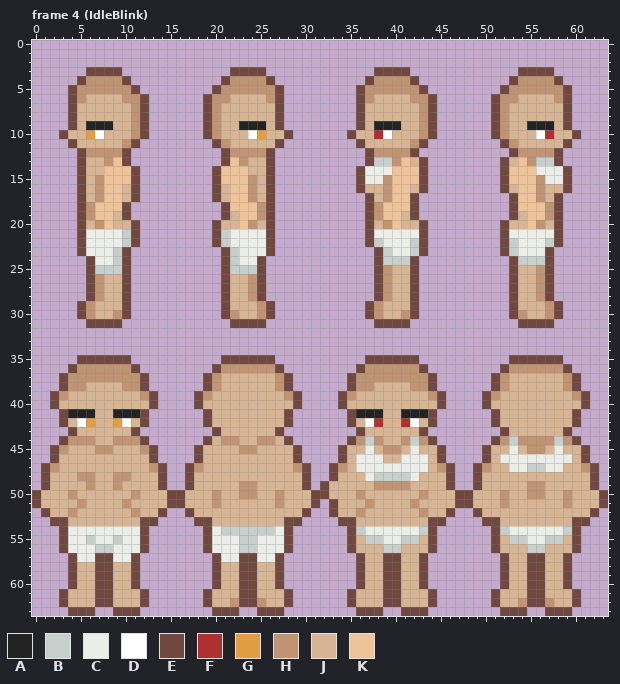
Edited in one commit: pixel-art file (Aseprite/BTCharacter1.aseprite). The first picture shows the starting point.
64x64 pixels, 11 frames. Shown: frame 4 (IdleBlink). The commit also changed other frames, which this record leaves out.
Palette (. is transparent): A #232323  B #c7cfcc  C #ebede9  D #ffffff  E #70483f  F #ac3232  G #de9e41  H #c09473  J #d7b594  K #eec39a
Pixels before, frame 4 (IdleBlink) (only the part around the change), first column x 25:
 0 .......................................
 1 .......................................
 2 .......................................
 3 E............EEEE............EEEE......
 4 HE..........EHHHHE..........EHHHHE.....
 5 HHE........EHHHHHHE........EHHHHHHE....
 6 JHE........EHJJJJHHE......EHHJJJJHE....
 7 JJE........EJJJJJJHE......EHJJJJJJE....
 8 JJE........EJJJJJJHE......EHJJJJJJE....
 9 AJE........EJAAAJJHE......EHJJAAAJE....
10 GJJE......EJJFDJJJHE......EHJJJDFJJE...
11 JJE........EJJJJJHE........EHJJJJJE....
12 HE..........EHHHHE..........EHHHHE.....
13 JE..........EBBHKJE........EJKHBBE.....
14 JE.........ECCCKKKE........EKKKCCCE....
15 JE.........ECCHKKKE........EKKKHCCE....
16 JE.........EJJHKKJE........EJKKHJJE....
17 JE..........EJHKKE..........EKKHJE.....
18 HE..........EHKKKE..........EKKKHE.....
19 HE..........EHKKJE..........EJKKHE.....
20 JE..........EJHKJJE........EJJKHJE.....
21 CE..........ECCCCCE........ECCCCCE.....
22 CE..........EBCCCBE........EBCCCBE.....
23 CE...........EBCCBE........EBCCCE......
24 E............EBBBE..........EBBBE......
25 E............EHJJE..........EJJHE......
26 E............EHJJE..........EJJHE......
27 E............EHJJE..........EJJHE......
28 E............EHJJE..........EJJHE......
29 HE..........EHJJJE..........EJJJHE.....
30 HE..........EHJJHE..........EHJJHE.....
31 E............EEEE............EEEE......
32 .......................................
33 .......................................
34 .......................................
35 EE..........EEEEEE..........EEEEEE.....
36 HHE........EHHHHHHE........EHHHHHHE....
37 JJHE......EHHHHHHHHE......EHJJJJJJHE...
38 JJHE......EHHJJJJHHE......EHJJJJJJHE...
39 JJJHE....EHJJJJJJJJHE....EHJJJJJJJJHE..
40 JJJJE....EJJJJJJJJJJE....EJJJJJJJJJJE..
41 JJJE......EAAAJJAAAE......EJJJJJJJJE...
42 JJJE......EJDFJJFDJE......EJJJJJJJJE...
43 JJE........EJJJJJJE........EJJJJJJE....
44 HHJE......EHBHJJHBHE......EHBHHHHBHE...
45 JJJJE....EJJCJHHJCJJE....EJJCJHHJCJJE..
46 JJJJE....EJCCCJJCCCJE....EJCCCCCCCCJE..
47 JJJJHE..EHJCCCCCCCCJHE..EHJJCCBBCCJJHE.
48 JJJJJE..EJJJCBBBBCJJJE..EJJJJJJJJJJJJE.
The result:
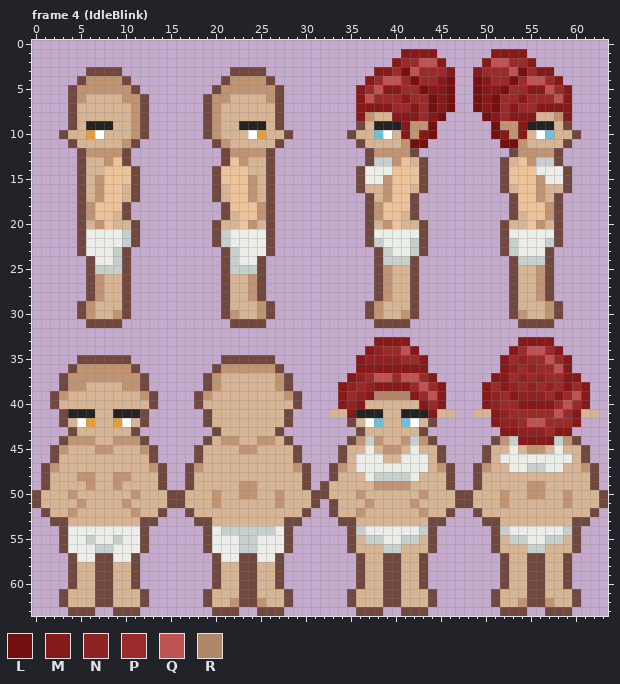
Colours new in this view: L #751010  M #861919  N #8f2323  P #9b2a2a  Q #bf5252  R #af8668
The exact change:
layer "Elf-Girl" added
colour F: #ac3232 -> #73bed3
Changed rows in their new state; - is a pixel that keeps its letter.
Frame 4 (IdleBlink), layer "Elf-Girl":
first column x 36:
 1 -----MMMM------MMMM-----
 2 ----MPPQQM----MQQPPM----
 3 --MMPLQPPPM--MPPPQLPMM--
 4 -MPQQPLPPML--LMPPLPQQPM-
 5 MPQMMPPLMML--LMMLPPMMQPM
 6 MQPPPMPPLML--LMLPPMPPPQM
 7 MMMMPPMPLML--LMLPMPPMMMM
 8 MH--MMMPML----LMPMMM--HM
 9 -----MH-L------L-HM-----
10 -----MHML------LMHM-----
11 -----HLL--------LLH-----
first column x 33:
33 -----MMMM------------MMMM-----
34 ----MNPPQM----------MPQQPM----
35 ---MNNNNPPM--------MPNPPQPM---
36 ---MMMMMMMM--------MNPNPPQM---
37 --MNPQQPQQPM------MMPNPNPPMM--
38 -MNPNMMMMPQPM----MPMNPNPNPMPM-
39 -MPNMRRRRMPQM----MNPMNNNPMPQM-
40 -MNM------MPM----MNPPMMMMPQPM-
41 JJM--------MJJ--JJMNPPPPPQPMJJ
42 ------------------MNNPQQPPPM--
43 -------------------MMNNNPMM---
44 ---------------------MMMM-----
Pixel boxes of the changes (left, top, right, bottom) in both pictures:
changed: (356, 49, 572, 148)
changed: (329, 337, 599, 445)
